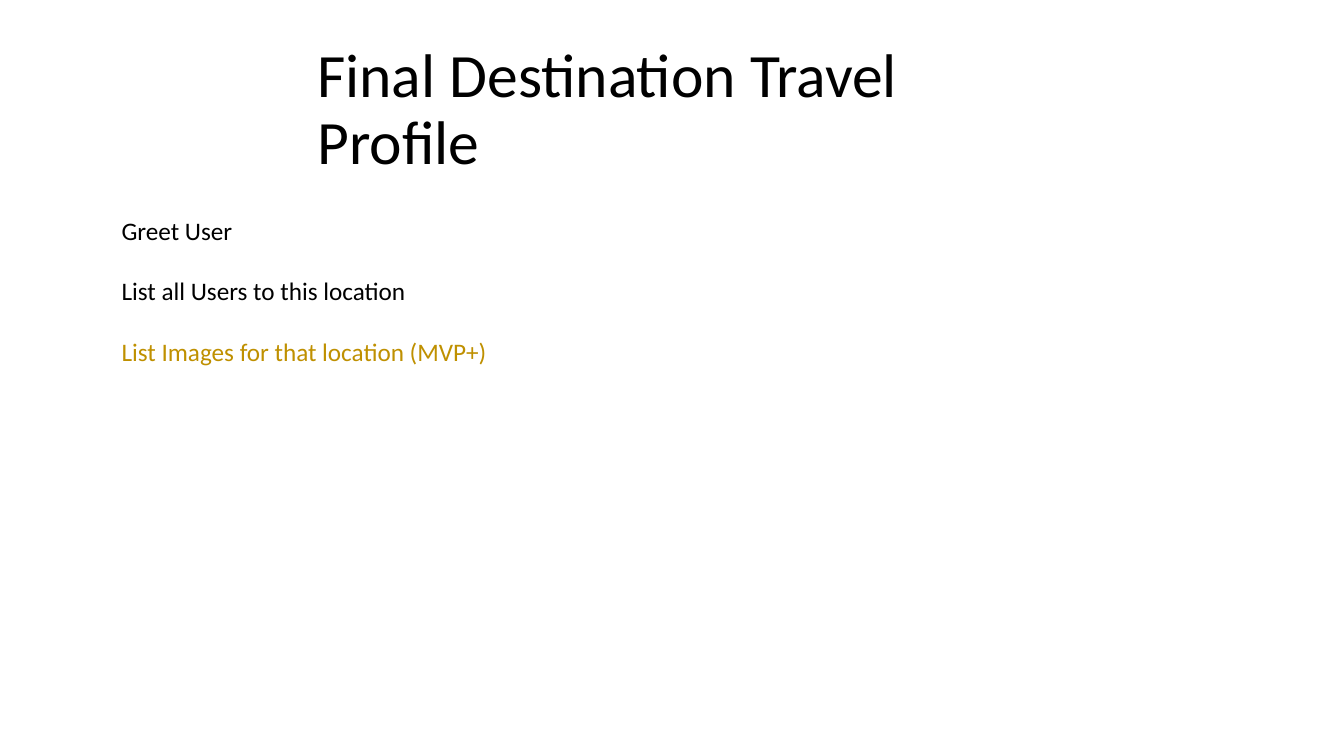
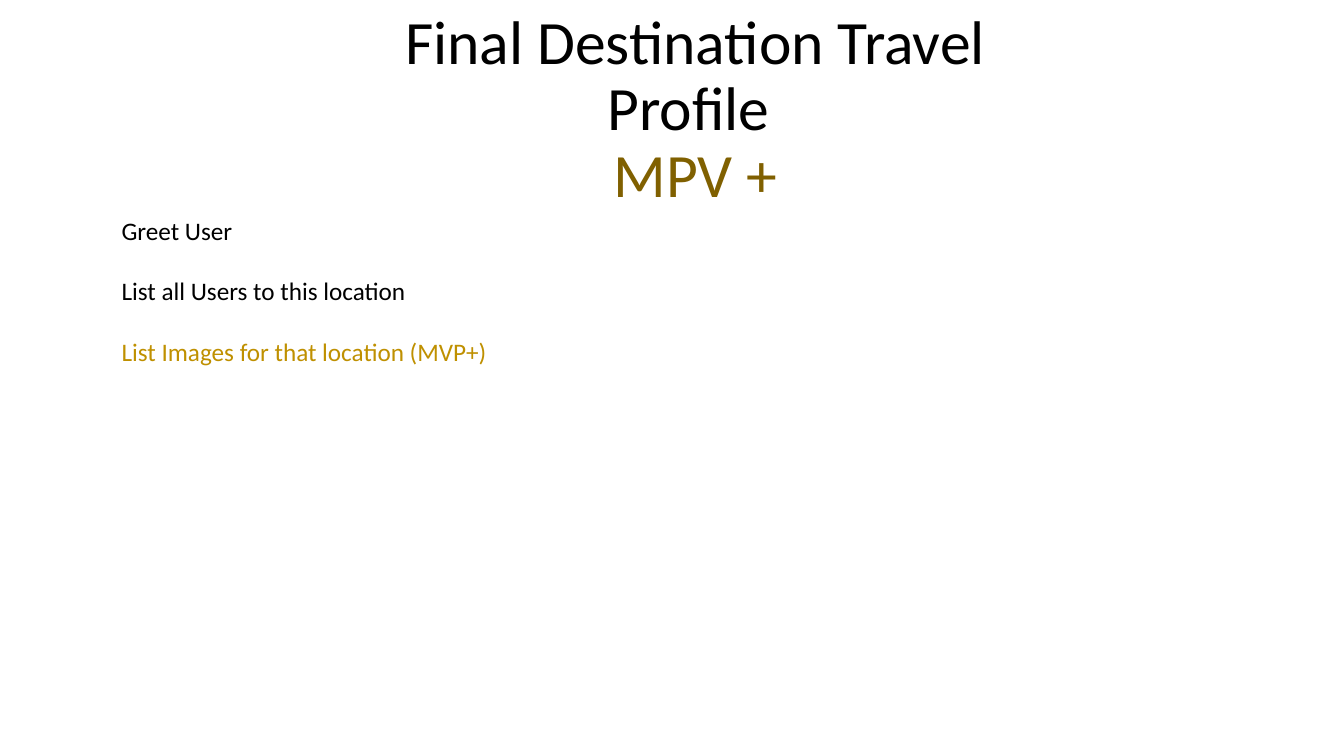
Before and after one commit to xjeffss/travel_project2, a slide deck: slide 9 of travelpedia plan.pptx. Drawn at 1344x756 pixels with LibreOffice and Linux fonts; fonts in the diff are those of the drawing. Boxes give left, top, right and bottom in pixels: in the first picture for what was removed or moved away, otherwise in the second. Text is boxed around its words. In the diff, an @@ line names an element or a change of style, - is before the commit and + after.

```diff
--- a/travelpedia plan.pptx
+++ b/travelpedia plan.pptx
@@ title at [405, 21, 985, 197]: text changed @@
-Final Destination Travel Profile
+Final Destination Travel Profile
+MPV +
```
Also in this commit, not shown: 2 other slides changed.
